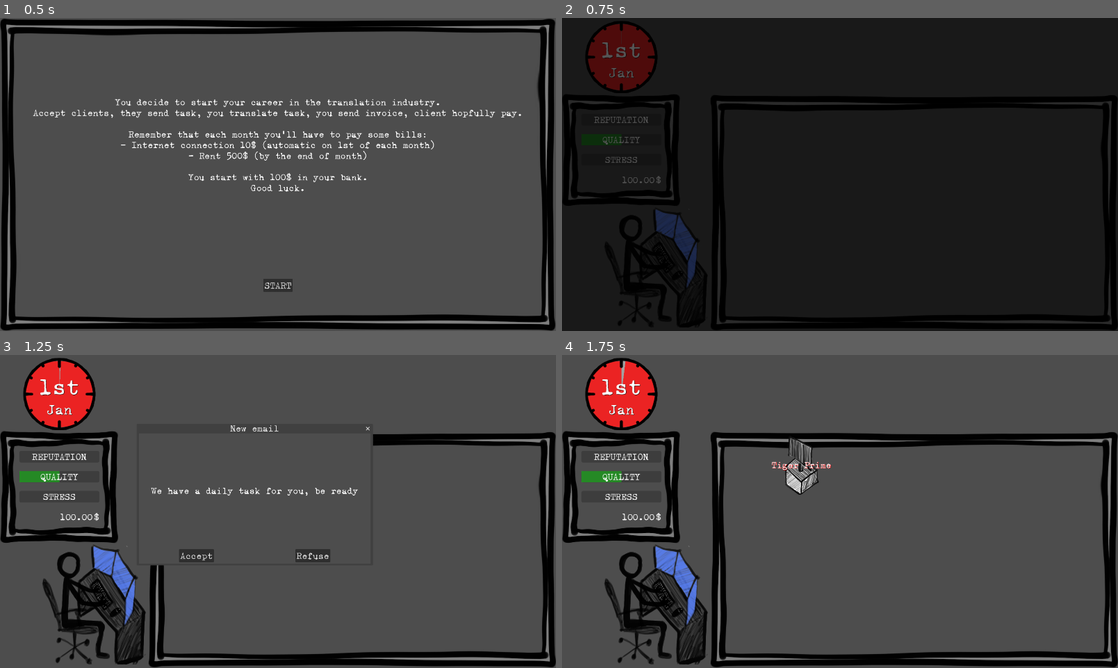
Above: before the commit, frames 1-4 (two rows, left to right).
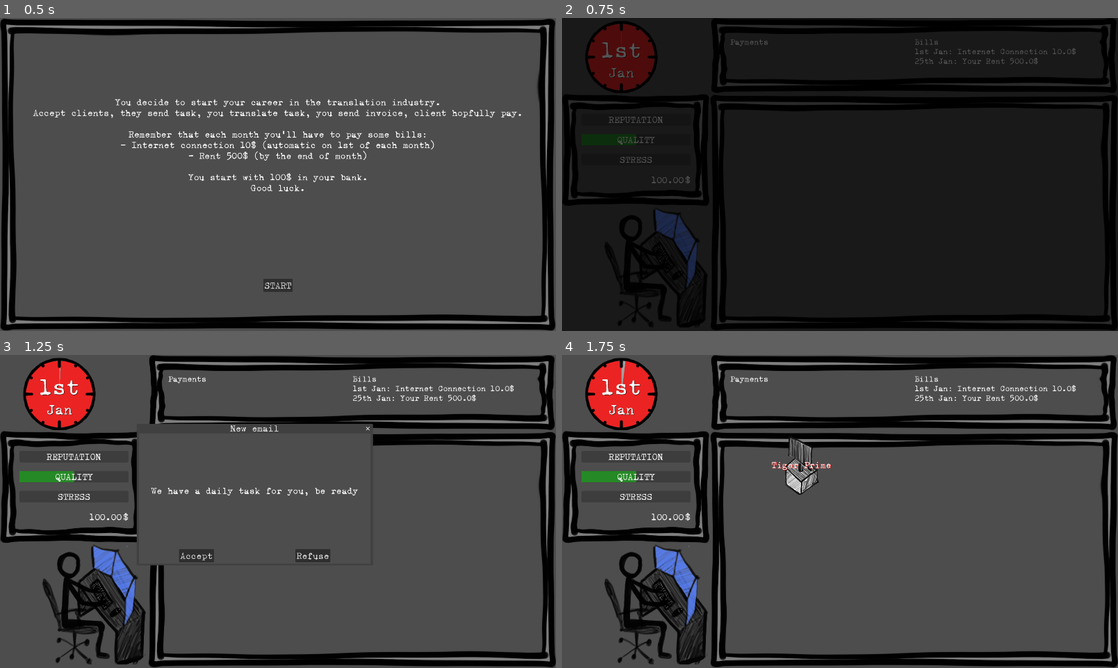
Above: after the commit, the same moments.

Repository: ildede/game-off-2025
Game: Godot game, scene res://scenes/ui/start_screen/start.tscn
Same seed, same stepped clock (60 frames per second), same inputs: the game is played once before the commit and once after it.
Inputs:
- Up to frame 1 (0.5 s): no input
- Up to frame 2 (0.75 s): click "START" at 0.5 s
- Up to frame 3 (1.25 s): no input
- Up to frame 4 (1.75 s): click "Accept" at 1.25 s

Frame 1 is identical in both runs. In frame 2, 6.4% of the frame differs, in the area x 5-100%, y 0-60%; in frame 3, 8.3%; in frame 4, 9.4%, in the area x 3-100%, y 0-60%.

Commit message:
feat: Add panel to show next comming events

Diff:
--- a/scenes/ui/customizable_popup_message/customizable_popup_message.gd
+++ b/scenes/ui/customizable_popup_message/customizable_popup_message.gd
@@ -25,7 +25,7 @@
 		var b = Button.new()
 		b.text = button.text
 		b.pressed.connect(func():_closing_function(button.action))
-		b.size_flags_horizontal = Control.SIZE_SHRINK_CENTER +  Control.SIZE_EXPAND
+		b.size_flags_horizontal = Control.SIZE_SHRINK_CENTER + Control.SIZE_EXPAND
 		$GridContainer/GridContainer.add_child(b)
 
 	close_requested.connect(func():_closing_function(popup_data.on_close))
--- a/scenes/ui/game_information/game_information.gd
+++ b/scenes/ui/game_information/game_information.gd
@@ -8,6 +8,22 @@
 	$InfoPanel/MarginContainer/GridContainer/QualityLabel/QualityBar.value = state.quality
 	$InfoPanel/MarginContainer/GridContainer/ReputationLabel/ReputationBar.value = state.reputation
 	$InfoPanel/MarginContainer/GridContainer/GridContainer/Money.text = "%.2f" % state.money
+
+	$FuturePanel/MarginContainer/GridContainer/NextBills.append_text("Bills")
+	var bills = state.bills.duplicate()
+	bills.sort_custom(func(a, b): return a.next_payment_day < b.next_payment_day)
+	for bill: Models.BillObject in bills:
+		var day_of_payement = Global.day_number_to_date(bill.next_payment_day)
+		$FuturePanel/MarginContainer/GridContainer/NextBills.newline()
+		$FuturePanel/MarginContainer/GridContainer/NextBills.append_text("{0} {1}: {2} {3}$".format([day_of_payement.day, day_of_payement.month, bill.name, bill.amount]))
+
+	$FuturePanel/MarginContainer/GridContainer/NextPayment.append_text("Payments")
+	var payments = state.pending_payments
+	payments.sort_custom(func(a, b): return a.due_date < b.due_date)
+	for payement: Models.PendingPayement in payments:
+		var day_of_payement = Global.day_number_to_date(payement.due_date)
+		$FuturePanel/MarginContainer/GridContainer/NextPayment.newline()
+		$FuturePanel/MarginContainer/GridContainer/NextPayment.append_text("{0} {1}: {2}$".format([day_of_payement.day, day_of_payement.month, payement.money_value]))
 	Global.ui_update.connect(ui_update)
 
 func ui_update() -> void:
@@ -16,3 +32,21 @@
 	$InfoPanel/MarginContainer/GridContainer/StressLabel/StressBar.value = state.stress
 	$InfoPanel/MarginContainer/GridContainer/QualityLabel/QualityBar.value = state.quality
 	$InfoPanel/MarginContainer/GridContainer/GridContainer/Money.text = "%.2f" % state.money
+
+	$FuturePanel/MarginContainer/GridContainer/NextBills.clear()
+	$FuturePanel/MarginContainer/GridContainer/NextBills.append_text("Bills")
+	var bills = state.bills.duplicate()
+	bills.sort_custom(func(a, b): return a.next_payment_day < b.next_payment_day)
+	for bill: Models.BillObject in bills:
+		var day_of_payement = Global.day_number_to_date(bill.next_payment_day)
+		$FuturePanel/MarginContainer/GridContainer/NextBills.newline()
+		$FuturePanel/MarginContainer/GridContainer/NextBills.append_text("{0} {1}: {2} {3}$".format([day_of_payement.day, day_of_payement.month, bill.name, bill.amount]))
+
+	$FuturePanel/MarginContainer/GridContainer/NextPayment.clear()
+	$FuturePanel/MarginContainer/GridContainer/NextPayment.append_text("Payments")
+	var payments = state.pending_payments
+	payments.sort_custom(func(a, b): return a.due_date < b.due_date)
+	for payement: Models.PendingPayement in payments:
+		var day_of_payement = Global.day_number_to_date(payement.due_date)
+		$FuturePanel/MarginContainer/GridContainer/NextPayment.newline()
+		$FuturePanel/MarginContainer/GridContainer/NextPayment.append_text("{0} {1}: {2}$".format([day_of_payement.day, day_of_payement.month, payement.money_value]))
--- a/scenes/ui/game_information/game_information.tscn
+++ b/scenes/ui/game_information/game_information.tscn
@@ -36,7 +36,7 @@
 [node name="InfoPanel" type="PanelContainer" parent="."]
 layout_mode = 0
 offset_top = 260.0
-offset_right = 410.0
+offset_right = 511.0
 offset_bottom = 650.0
 size_flags_horizontal = 3
 size_flags_vertical = 3
@@ -150,3 +150,33 @@
 text = "$"
 horizontal_alignment = 2
 vertical_alignment = 1
+
+[node name="FuturePanel" type="PanelContainer" parent="."]
+layout_mode = 0
+offset_left = 514.0
+offset_top = -2.0
+offset_right = 1918.0
+offset_bottom = 260.0
+
+[node name="MarginContainer" type="MarginContainer" parent="FuturePanel"]
+layout_mode = 2
+theme_override_constants/margin_left = 10
+theme_override_constants/margin_top = 10
+theme_override_constants/margin_right = 10
+theme_override_constants/margin_bottom = 10
+
+[node name="GridContainer" type="GridContainer" parent="FuturePanel/MarginContainer"]
+layout_mode = 2
+columns = 2
+
+[node name="NextPayment" type="RichTextLabel" parent="FuturePanel/MarginContainer/GridContainer"]
+layout_mode = 2
+size_flags_horizontal = 3
+size_flags_vertical = 3
+theme_override_font_sizes/normal_font_size = 28
+
+[node name="NextBills" type="RichTextLabel" parent="FuturePanel/MarginContainer/GridContainer"]
+layout_mode = 2
+size_flags_horizontal = 3
+size_flags_vertical = 3
+theme_override_font_sizes/normal_font_size = 28
--- a/scenes/ui/invoices/invoices.gd
+++ b/scenes/ui/invoices/invoices.gd
@@ -97,6 +97,7 @@
 		for child in child_added:
 			child.queue_free()
 		child_added.clear()
+		Global.ui_update.emit()
 		get_tree().paused = false
 
 	var postpone_button = CustomizablePopupMessage.PopupButton.new()
